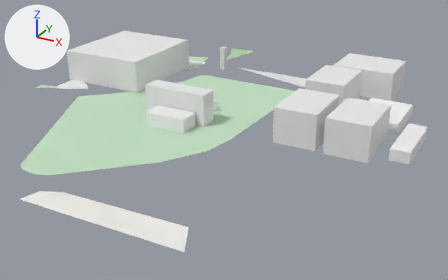
Renders of the glTF model white-model-six-districts/chunks/136_105_mid.glb from each side of a commit.
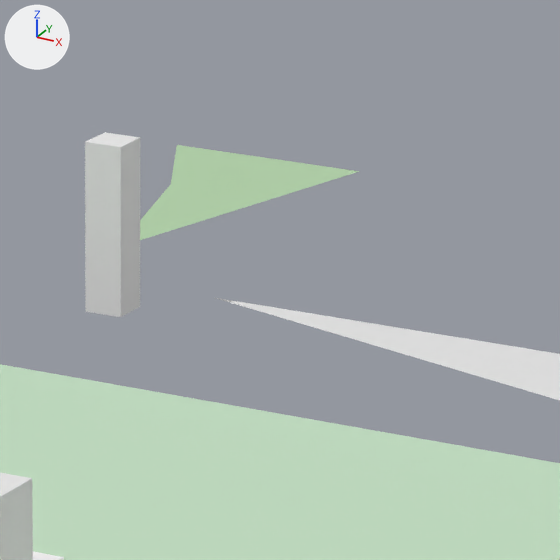
Old and new are each drawn whole from a 50 mm lens placed at (8564.0, -2318.0, 254.0), pointed at (8255.0, -1757.0, -26.0) and again close up on the part from 47% to 62% of the width and 11% to 36% of the height. Every picture has the same lights, and +X, +Y and +Z are marked at upper left. The older version's two pictures come first. Vertices at exactly the same position are counted once.
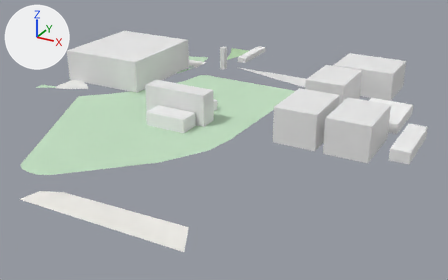
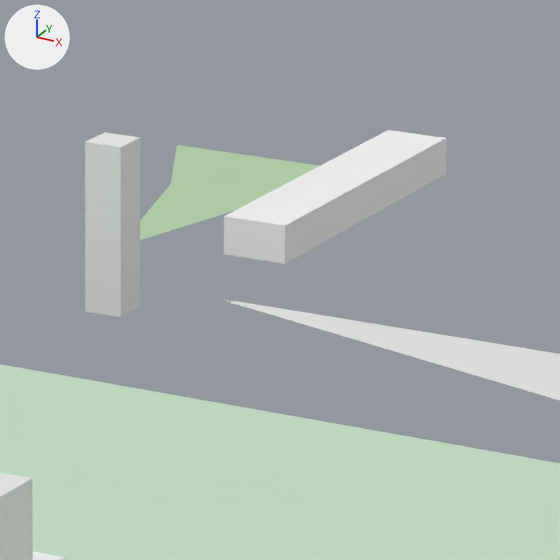
Where the change shows, as pixel boxes [x1, y1, x2, y2] in the close-ups (560 x 560 px):
```json
{"object": "Mesh_0", "change": "reshaped", "before": [0, 132, 560, 560], "after": [0, 130, 560, 560]}
{"part": 1, "of": "me_mesh_0", "change": "added", "after": [224, 130, 447, 264]}
```

Scene script edits in JSON lines:
```json
{"block": "me_mesh_0", "where": "# used by ob_mesh_0; location = (0.0, 0.0, 0.0)"}
{"op": "remove", "block": "me_mesh_0", "code": "me_mesh_0.from_pydata(...)  # 265 vertices, 266 faces; spans x 8000.0..8463.0, y -2000.0..-1500.0, z -1.0..41.0"}
{"op": "add", "block": "me_mesh_0", "code": "me_mesh_0.from_pydata(...)  # 273 vertices, 276 faces; spans x 8000.0..8463.0, y -2000.0..-1494.0, z -1.0..41.0"}
{"block": "me_mesh_0", "change": "me_mesh_0 part 1: the loose piece of 8 vertices spanning x 8164.0..8171.0, y -1602.0..-1595.0, z 1.0..31.0 is copied, and the copy is scaled about its middle by (1.77, 9.54, 0.233), then moved by (8.0, 71.0, -11.0); it spans x 8169.0..8181.0, y -1561.0..-1494.0, z 1.0..8.0"}
```
